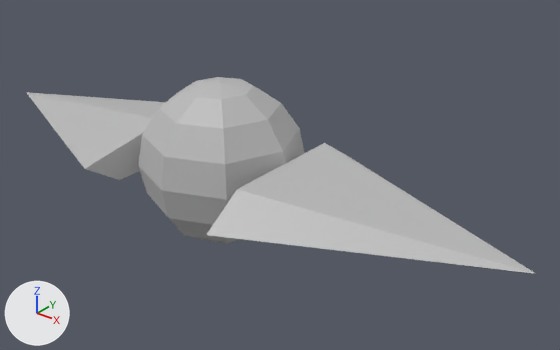
One commit to the FBX model VRRacer/Content/My_Content/Meshes/Ships/WingRotationWidget.fbx: the scene before it, then after it.
The view is the same before and after, from a camera (50 mm lens) standing at (0.582, -0.617, 0.391) and looking at (0.059, 0.036, -0.014). The lights are fixed; the arrows at lower left show +X, +Y and +Z. Where no turn or scale is listed for an object, it has been applied to the vertices.

The first picture shows 'pPyramid1', 'pSphere1', 'pasted__pPyramid1'.
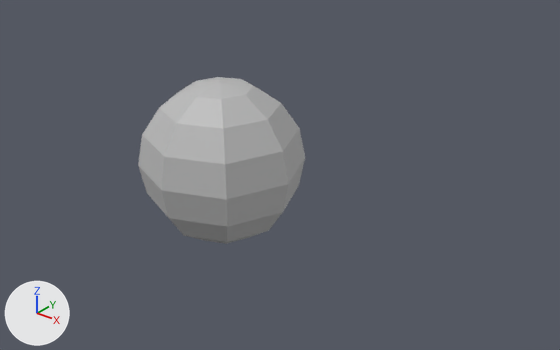
Pixel boxes (x1, y1, x2, y2) of what changed, in the pictures (560 x 350 px):
'pasted__pPyramid1', deleted
    before: (207, 143, 536, 274)
'pPyramid1', deleted
    before: (26, 92, 165, 180)

Edits to the bpy script that builds the scene:
```text
Remove ob_ppyramid1:
    ob_ppyramid1 = bpy.data.objects.new('pPyramid1', me_mesh_001)
    ob_ppyramid1.location = (-0.2426, -0.0027, 0.0)
Remove ob_pasted__ppyramid1:
    ob_pasted__ppyramid1 = bpy.data.objects.new('pasted__pPyramid1', me_mesh_002)
    ob_pasted__ppyramid1.location = (0.2426, -0.0027, 0.0)
```
